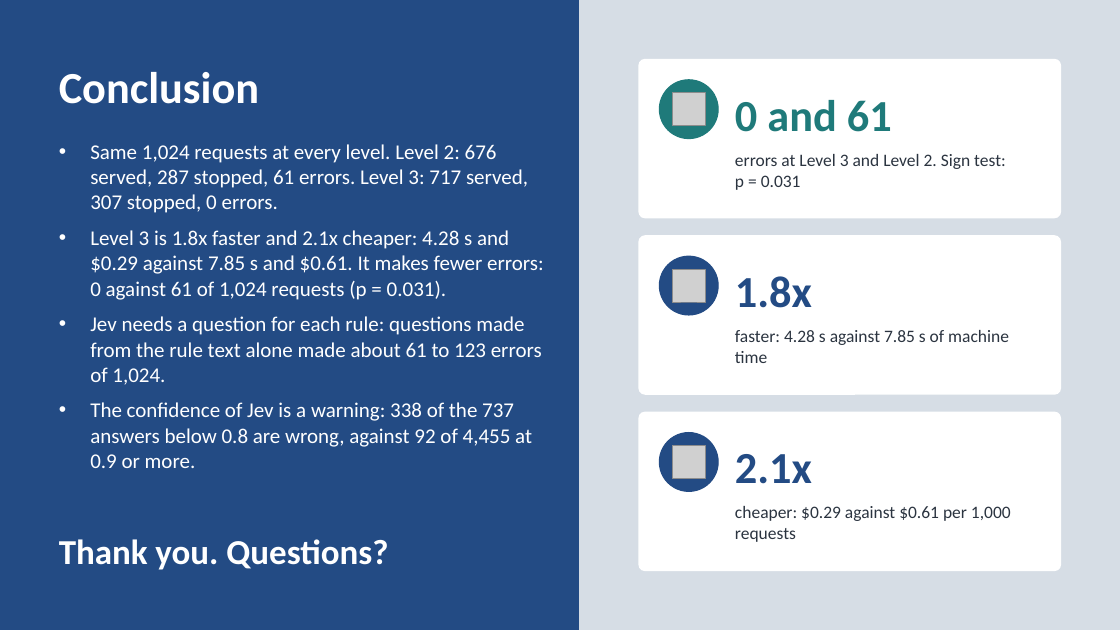
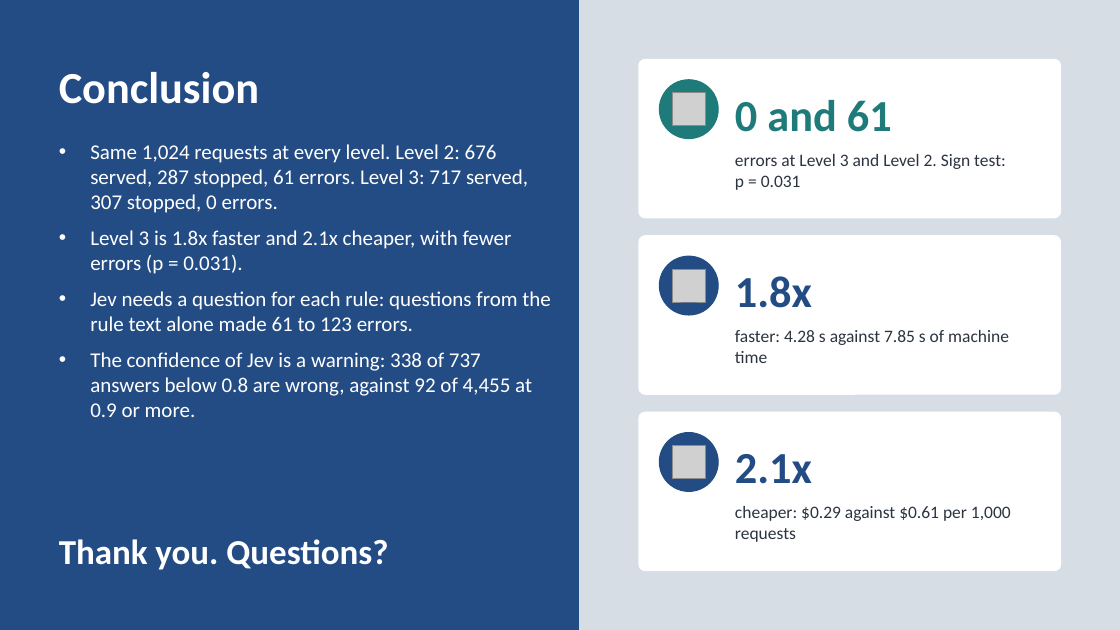
Before and after one commit to neilonthesky/english-presentation, a slide deck: slide 31 of slides/deck.pptx. Drawn at 1120x630 pixels with LibreOffice and Linux fonts; fonts in the diff are those of the drawing; grey boxes stand for pictures. Boxes give left, top, right and bottom in pixels: in the first picture for what was removed or moved away, otherwise in the second. Text is boxed around its words. In the diff, an @@ line names an element or a change of style, - is before the commit and + after.

```diff
--- a/slides/deck.pptx
+++ b/slides/deck.pptx
@@ text at bbox=[90, 230, 550, 417]: text changed @@
-• Level 3 is 1.8x faster and 2.1x cheaper: 4.28 s and $0.29 against 7.85 s and $0.61. It makes fewer errors: 0 against 61 of 1,024 requests (p = 0.031).
-• Jev needs a question for each rule: questions made from the rule text alone made about 61 to 123 errors of 1,024.
-• The confidence of Jev is a warning: 338 of the 737 answers below 0.8 are wrong, against 92 of 4,455 at 0.9 or more.
+• Level 3 is 1.8x faster and 2.1x cheaper, with fewer errors (p = 0.031).
+• Jev needs a question for each rule: questions from the rule text alone made 61 to 123 errors.
+• The confidence of Jev is a warning: 338 of 737 answers below 0.8 are wrong, against 92 of 4,455 at 0.9 or more.
```
Also in this commit, not shown: 10 other slides changed, 1 slide added, 8 other files.
